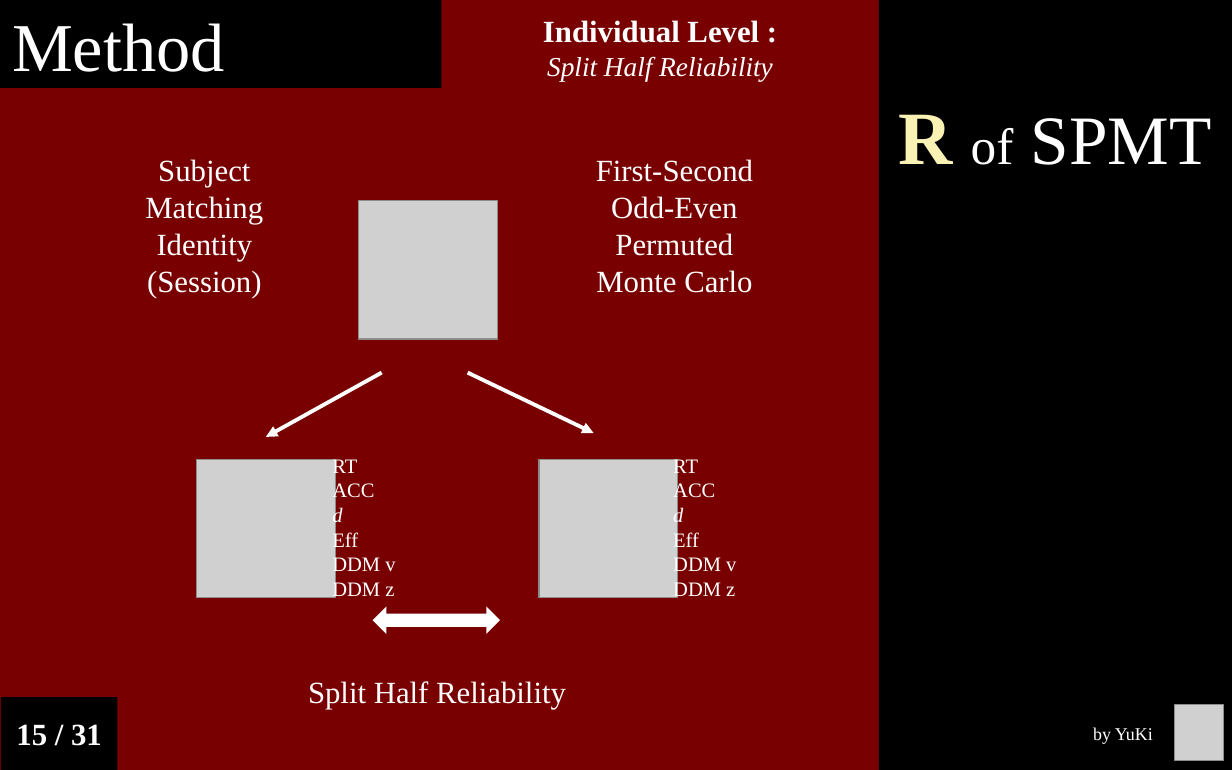
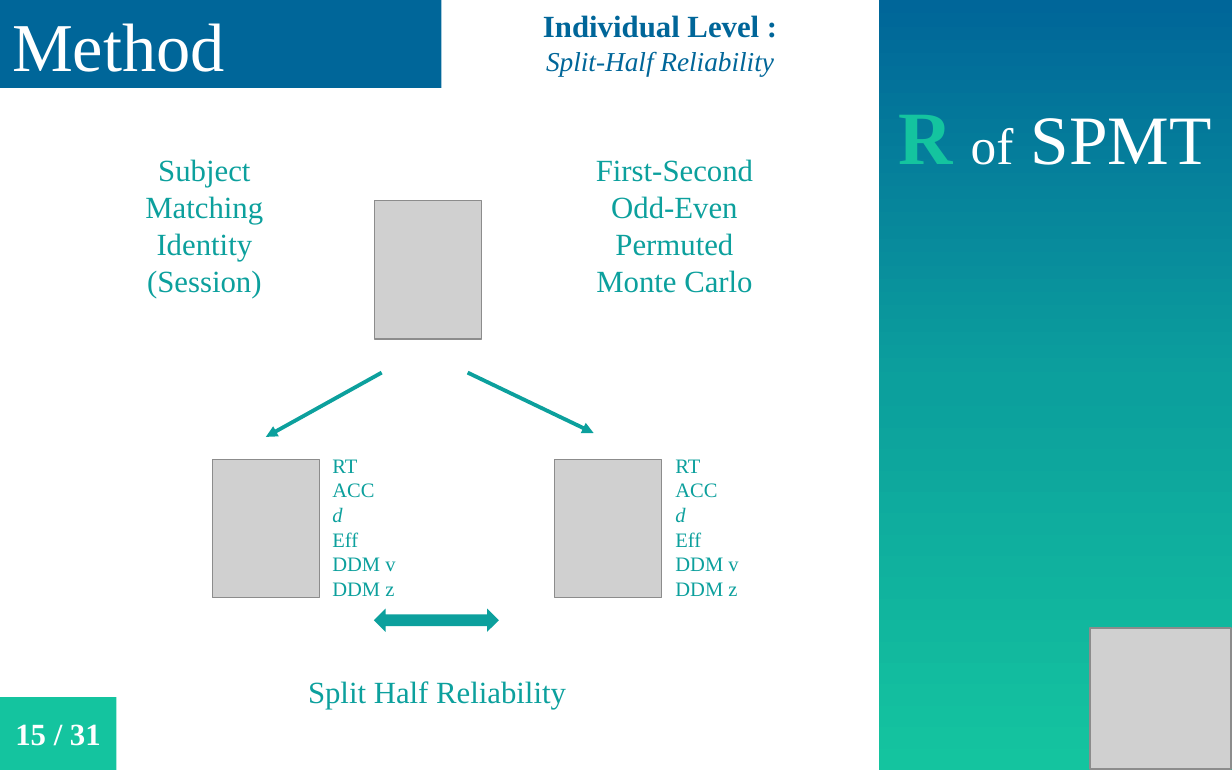
Before and after one commit to Chuan-Peng-Lab/ReliabilitySPE, a slide deck: slide 16 of 6_Reports/6_3_Phase_3/25th_NCP.pptx. Drawn at 1232x770 pixels with LibreOffice and Linux fonts; fonts in the diff are those of the drawing; grey boxes stand for pictures. Boxes give left, top, right and bottom in pixels: in the first picture for what was removed or moved away, otherwise in the second. Text is boxed around its words. In the diff, an @@ line names an element or a change of style, - is before the commit and + after.

```diff
--- a/6_Reports/6_3_Phase_3/25th_NCP.pptx
+++ b/6_Reports/6_3_Phase_3/25th_NCP.pptx
@@ background #780000 to #FFFFFF @@
@@ rectangle "Method" at [0,0,441,87]: fill #000000 to #006699 @@
@@ text at [543,15,759,38]: text colour #FFFFFF to #006699 in "Individual Level :" @@
@@ rectangle "R of SPMT" at [878,0,1232,770]: text colour #FAF1B4 to #14C49F, letter outline #FAF1B4 0.75 pt to #FFFFFF 0.75 pt in "R"; fill #000000 to gradient #006699 to #0CA09D to #14C49F @@
@@ text at [546,52,774,76]: text changed; text colour #FFFFFF to #006699 @@
-Split Half Reliability
+Split-Half Reliability
@@ picture: place and size @@
-picture at [359,201,496,339]
+picture at [375,201,482,339]
@@ arrow (382, 372) - (266, 437): stroke #FFFFFF 2.25 pt to #0CA09D 2.25 pt @@
@@ arrow (468, 372) - (594, 432): stroke #FFFFFF 2.25 pt to #0CA09D 2.25 pt @@
@@ text colour #FFFFFF to #0CA09D in 5 elements at [145,159,263,298], [308,681,566,709], [596,159,753,293], [332,459,395,596], [675,459,738,596] @@
@@ picture: place and size @@
-picture at [197,460,335,598]
+picture at [212,460,319,598]
@@ picture: place and size @@
-picture at [540,460,678,598]
+picture at [554,460,662,598]
@@ up down arrow at [375,609,499,632]: fill #FFFFFF to #0CA09D; outline #FFFFFF 1 pt to none @@
@@ picture added at [1090,628,1231,769] @@
@@ rectangle "15 / 31" at [0,697,116,770]: fill #000000 to #14C49F @@
@@ picture removed at [1174,705,1223,760] @@
@@ text removed at [1093,727,1153,744] @@
-by YuKi
```
Also in this commit, not shown: 29 other slides changed, 2 other files.
